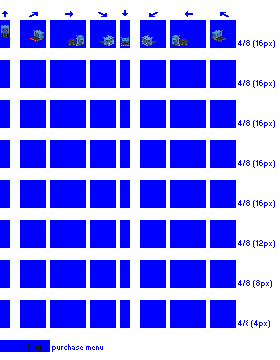
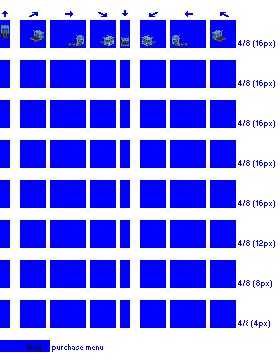
Layer changes from the first 280px x 360px image to the second:
painted on "truck" over [68, 39, 188, 43]
